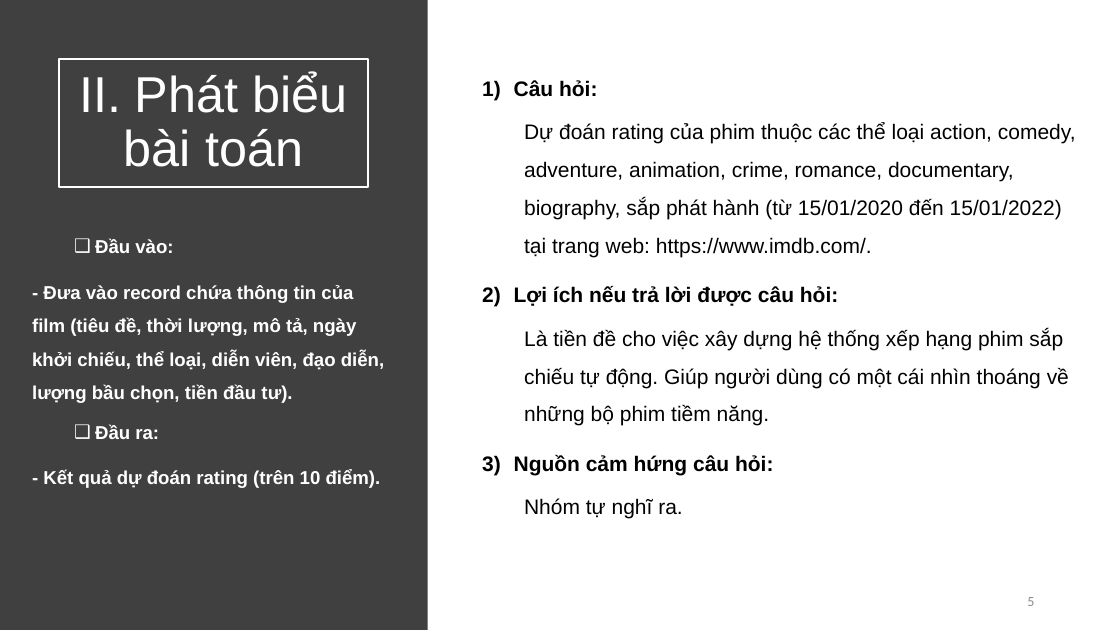
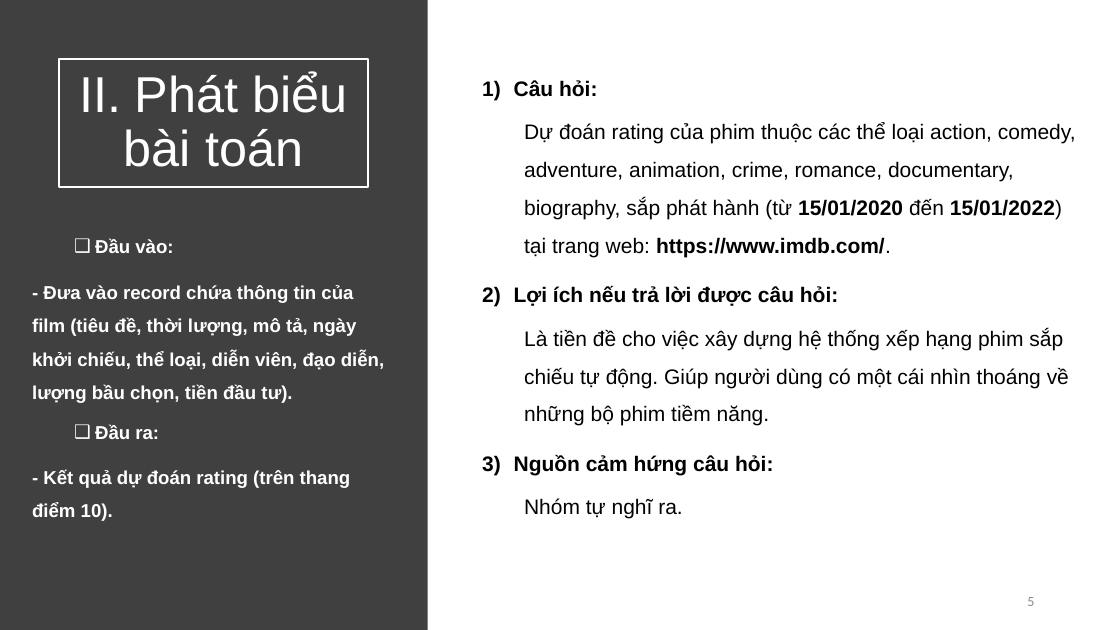
Before and after one commit to vietph34/DS_Final_project, a slide deck: slide 5 of doc/report.pptx. Drawn at 1120x630 pixels with LibreOffice and Linux fonts; fonts in the diff are those of the drawing. Boxes give left, top, right and bottom in pixels: in the first picture for what was removed or moved away, otherwise in the second. Text is boxed around its words. In the diff, an @@ line names an element or a change of style, - is before the commit and + after.

Commit message:
adding slides

```diff
--- a/doc/report.pptx
+++ b/doc/report.pptx
@@ text at box(524, 123, 1076, 257): bold on in "15/01/2020 15/01/2022) https://www.imdb.com/." @@
@@ text at box(32, 469, 351, 521): text changed @@
-- Kết quả dự đoán rating (trên 10 điểm).
+- Kết quả dự đoán rating (trên thang điểm 10).
```
Also in this commit, not shown: 2 other slides changed.
